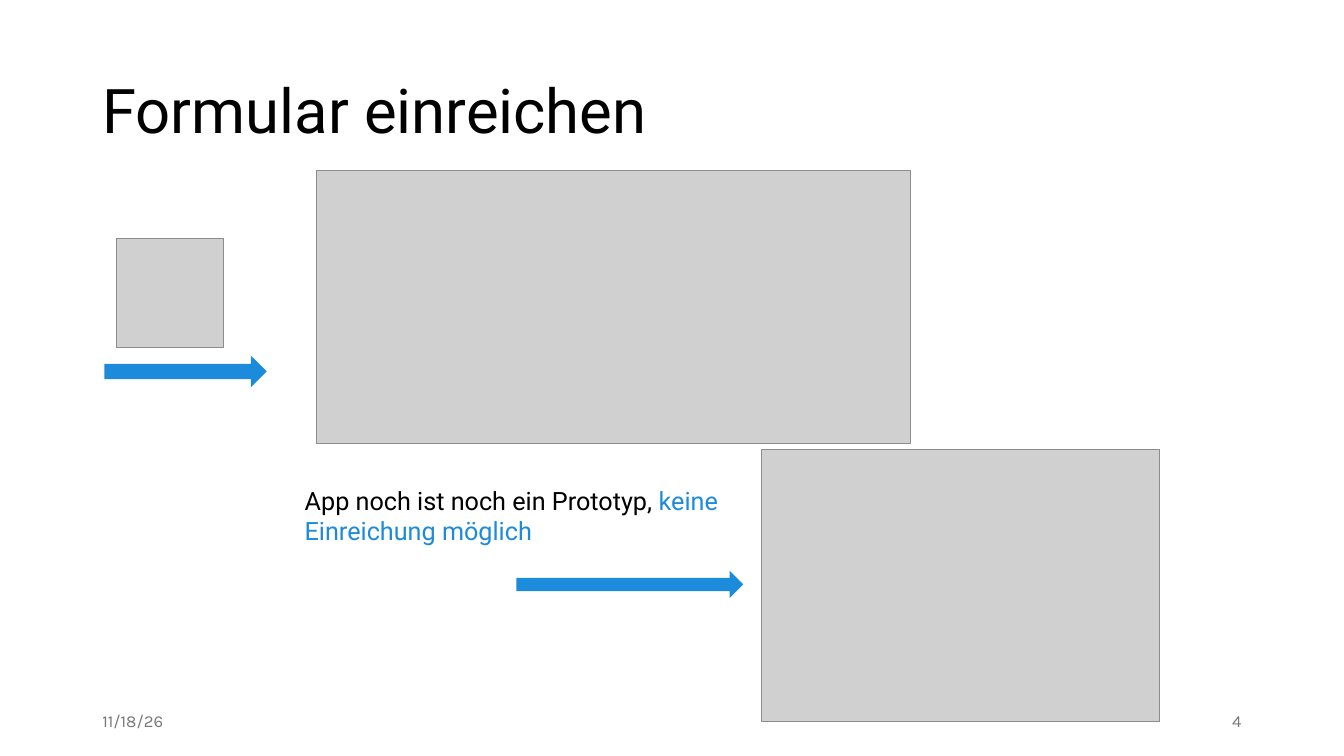
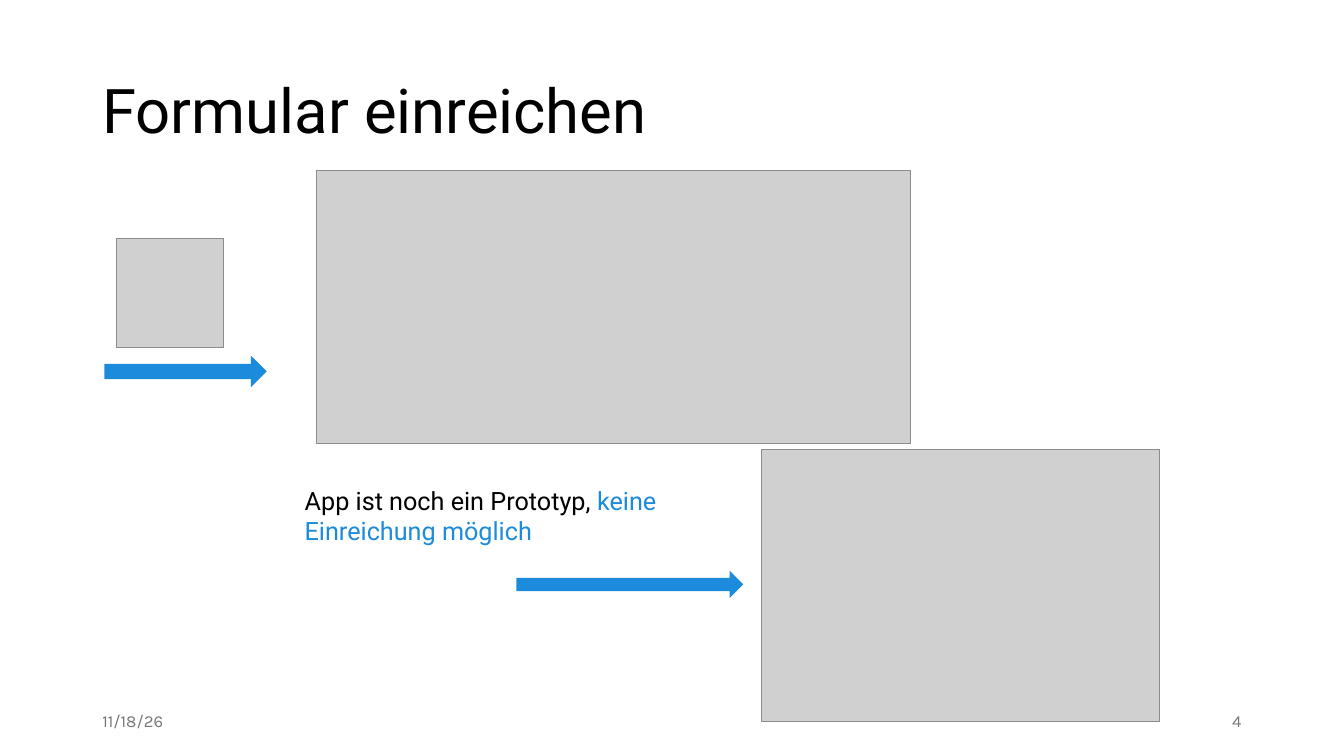
Before and after one commit to edgar-treischl/dash-zhv, a slide deck: slide 4 of docs/zhv_intro.pptx. Drawn at 1344x756 pixels with LibreOffice and Linux fonts; fonts in the diff are those of the drawing; grey boxes stand for pictures. Boxes give left, top, right and bottom in pixels: in the first picture for what was removed or moved away, otherwise in the second. Text is boxed around its words. In the diff, an @@ line names an element or a change of style, - is before the commit and + after.

```diff
--- a/docs/zhv_intro.pptx
+++ b/docs/zhv_intro.pptx
@@ text at bbox=[305, 491, 656, 546]: text changed; text colour #000000 to #1D8BDB @@
-App noch ist noch ein Prototyp, keine Einreichung möglich
+App ist noch ein Prototyp, keine Einreichung möglich
```
Also in this commit, not shown: 7 other slides changed, 1 slide removed.
